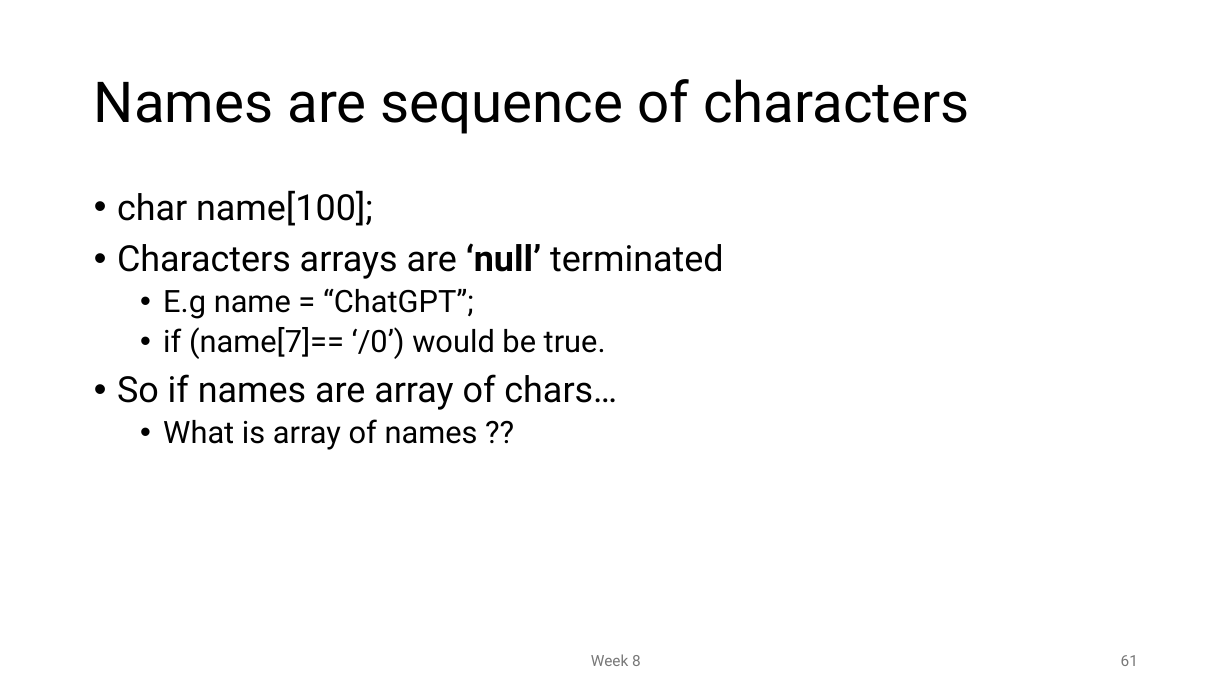
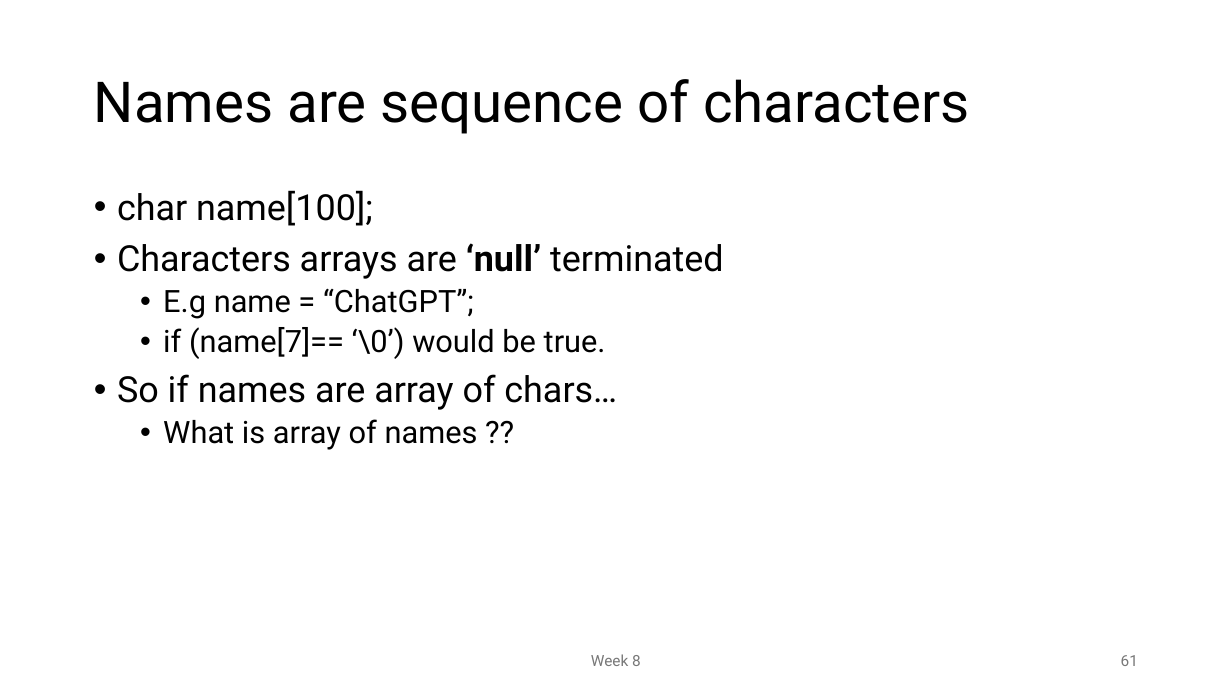
Before and after one commit to MoklaEducation/ems_fall_2025_cpp101, a slide deck: slide 61 of all/Intro to Programming_all.pptx. Drawn at 1232x693 pixels with LibreOffice and Linux fonts; fonts in the diff are those of the drawing. Boxes give left, top, right and bottom in pixels: in the first picture for what was removed or moved away, otherwise in the second. Text is boxed around its words. In the diff, an @@ line names an element or a change of style, - is before the commit and + after.

```diff
--- a/all/Intro to Programming_all.pptx
+++ b/all/Intro to Programming_all.pptx
@@ text at <box>163,327,606,359</box>: text changed @@
-  • if (name[7]== ‘/0’) would be true.
+  • if (name[7]== ‘\0’) would be true.
```
Also in this commit, not shown: 1 other slide changed, 9 slides added, 1 other file.
